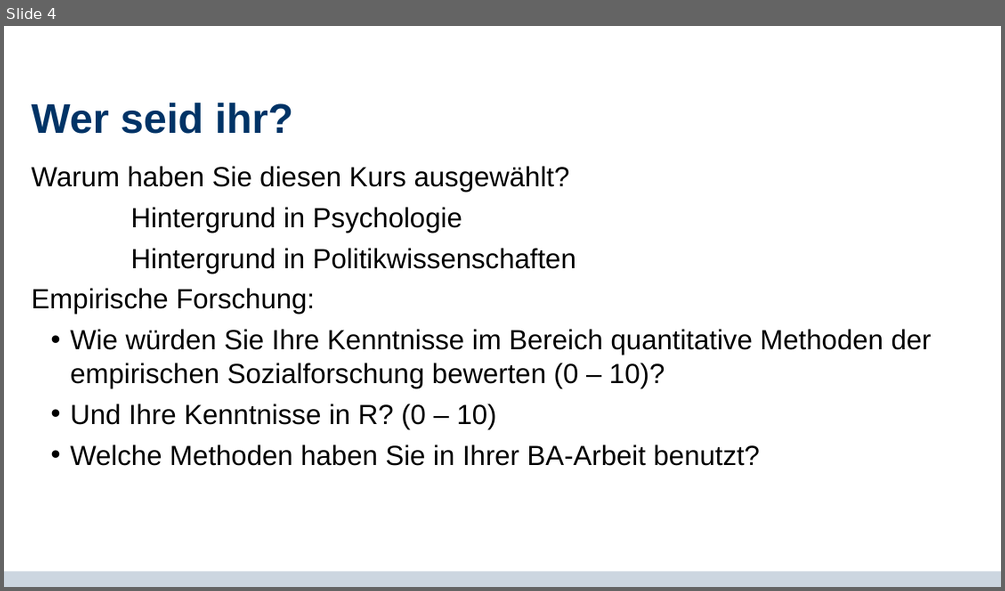
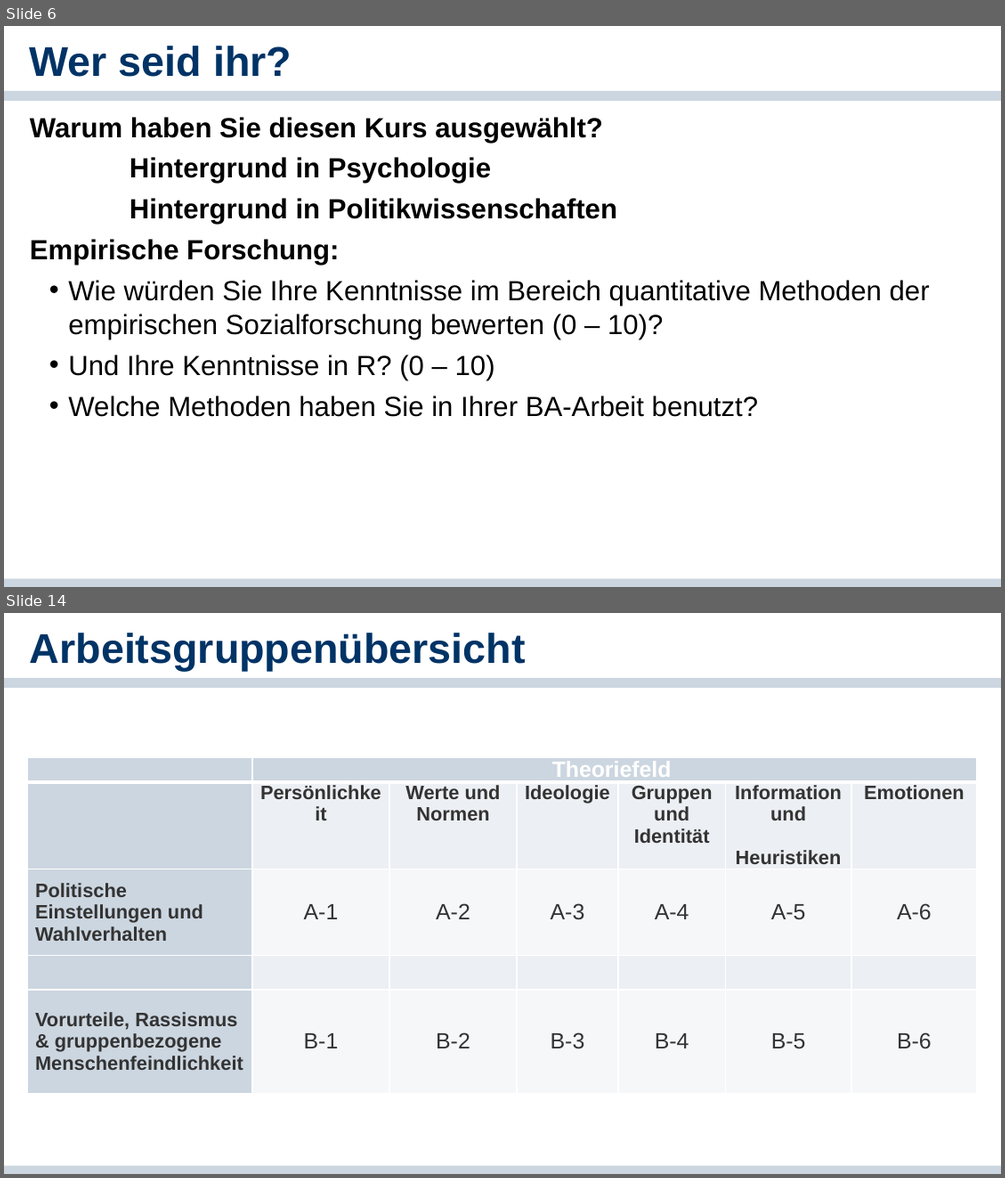
Before and after one commit to cgnguyen/class_political_psychology, a slide deck: 2_Slides_Literature/1_Intro/1- Einfuehrung.pptx. Shown one above the other, each under a label of ours: slide 4 before the commit, slides 6 and 14 after it; the slides between them are not shown. The pictures are 1005x591 and 1005x1178 pixels, drawn with LibreOffice and Linux fonts; fonts in the diff are those of the drawing; background and template pictures are left out. Boxes give left, top, right and bottom in pixels: in the first picture for what was removed or moved away, otherwise in the second. Text is boxed around its words. In the diff, an @@ line names an element or a change of style, - is before the commit and + after.

```diff
--- a/2_Slides_Literature/1_Intro/1- Einfuehrung.pptx
+++ b/2_Slides_Literature/1_Intro/1- Einfuehrung.pptx
@@ slide 14 added at box(4, 613, 1001, 1174), background #FFFFFF; not listed: 2 template elements that a slide beside it also shows @@
@@ title added at box(30, 633, 526, 671), 30 pt, text #003366, bold @@
+Arbeitsgruppenübersicht
@@ table added at box(28, 757, 977, 1078), 5 rows, 7 columns @@
+ | Theoriefeld |  |  |  |  | 
+ | Persönlichkeit | Werte und Normen | Ideologie | Gruppen und Identität | Information / und / Heuristiken | Emotionen
+Politische Einstellungen und Wahlverhalten | A-1 | A-2 | A-3 | A-4 | A-5 | A-6
+ |  |  |  |  |  | 
+Vorurteile, Rassismus & gruppenbezogene Menschenfeindlichkeit | B-1 | B-2 | B-3 | B-4 | B-5 | B-6
@@ what was slide 4 is now slide 6 @@
@@ slide 6 changed as well @@
@@ title "Wer seid ihr?": place and size @@
-title "Wer seid ihr?" at box(32, 103, 293, 134)
+title "Wer seid ihr?" at box(30, 46, 291, 77)
@@ title "Wer seid ihr?" at box(30, 46, 291, 77): line spacing 0.85 to 1; vertical alignment middle to top @@
@@ rectangle added at box(4, 91, 1001, 101), fill #CCD6E0 @@
@@ text at box(30, 117, 617, 265): bold on in "Warum haben Sie diesen Kurs ausgewählt?", "Hintergrund in Psychologie", "Hintergrund in Politikwissenschaften", "Empirische Forschung:" @@
@@ text "Warum haben Sie diesen Kurs ...": place and size @@
-text "Warum haben Sie diesen Kurs ..." at box(32, 166, 931, 466)
+text "Warum haben Sie diesen Kurs ..." at box(30, 117, 930, 417)
@@ rectangle: place and size @@
-rectangle at box(4, 572, 1001, 587)
+rectangle at box(4, 578, 1001, 587)
```
Also in this commit, not shown: 2 other slides changed, 10 other slides added, 9 slides removed, 2 other files.
